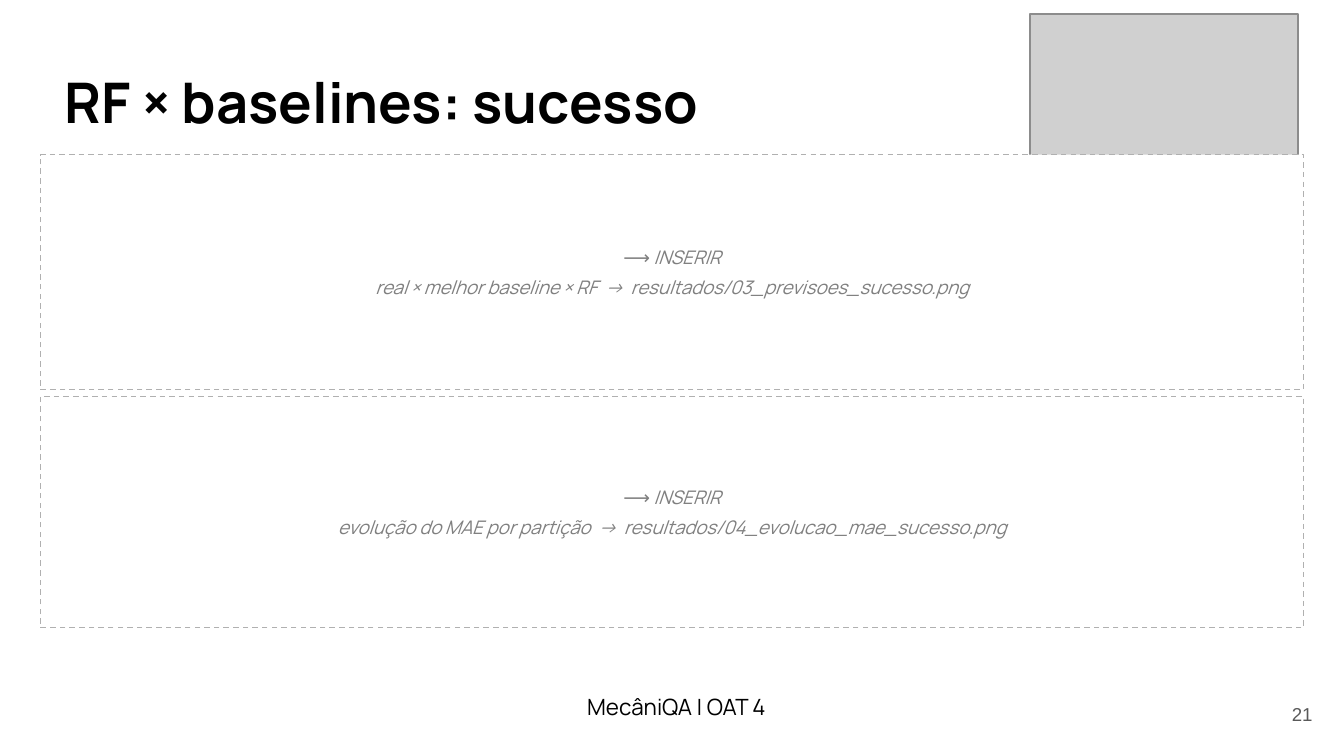
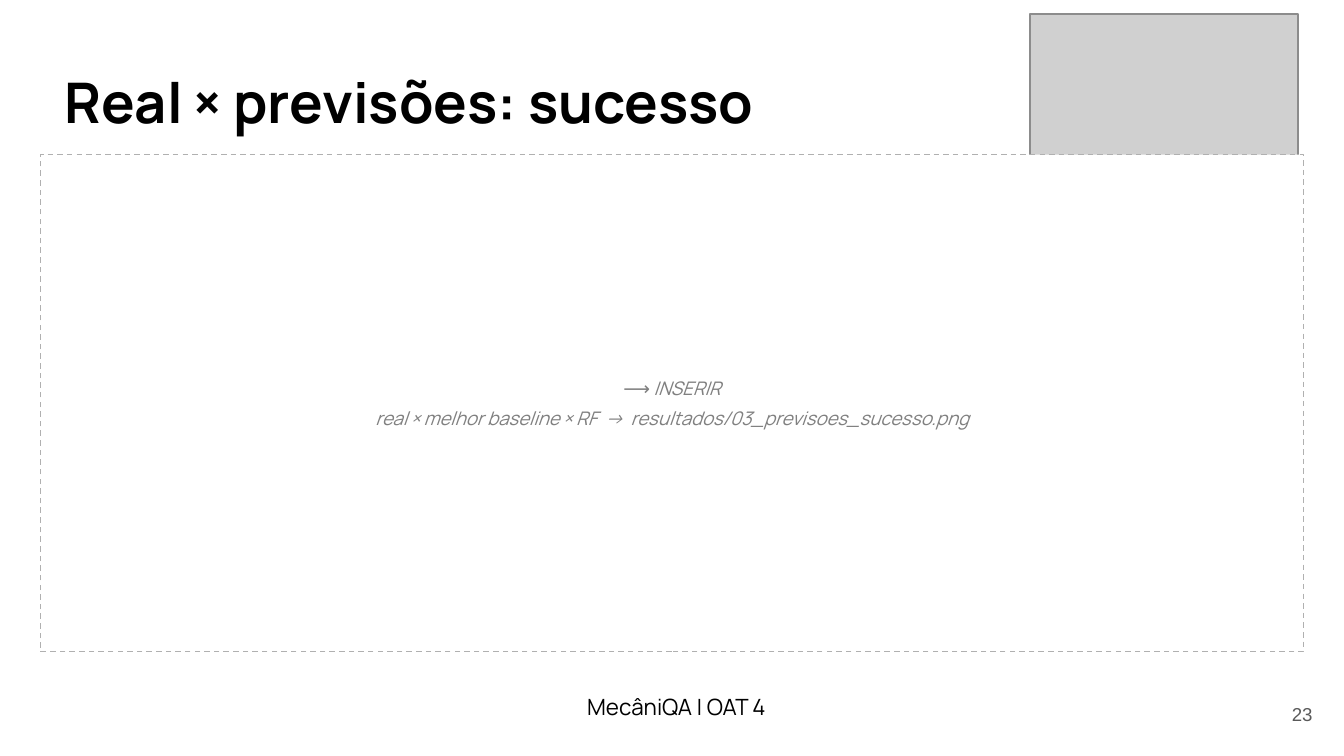
Before and after one commit to LenilsonSoares/mecaniQA-nuvem-macapa, a slide deck: slide 23 of oat4/apresentacao/mecaniQA_oat4_macapa.pptx (slide 21 before the commit). Drawn at 1344x756 pixels with LibreOffice and Linux fonts; fonts in the diff are those of the drawing; grey boxes stand for pictures. Boxes give left, top, right and bottom in pixels: in the first picture for what was removed or moved away, otherwise in the second. Text is boxed around its words. In the diff, an @@ line names an element or a change of style, - is before the commit and + after.

```diff
--- a/oat4/apresentacao/mecaniQA_oat4_macapa.pptx
+++ b/oat4/apresentacao/mecaniQA_oat4_macapa.pptx
@@ text at [65, 79, 754, 137]: text changed @@
-RF × baselines: sucesso
+Real × previsões: sucesso
@@ rectangle: place and size @@
-rectangle at [40, 155, 1304, 390]
+rectangle at [40, 155, 1304, 652]
@@ text "⟶ INSERIR": place and size @@
-text "⟶ INSERIR" at [375, 250, 969, 299]
+text "⟶ INSERIR" at [375, 381, 969, 430]
@@ rectangle removed at [40, 396, 1304, 628] @@
@@ text removed at [338, 490, 1007, 539] @@
-⟶ INSERIR
-evolução do MAE por partição → resultados/04_evolucao_mae_sucesso.png
@@ page number at [1292, 708, 1313, 721]: text changed @@
-21
+23
```
Also in this commit, not shown: 5 other slides changed, 4 slides added, 2 other files.
